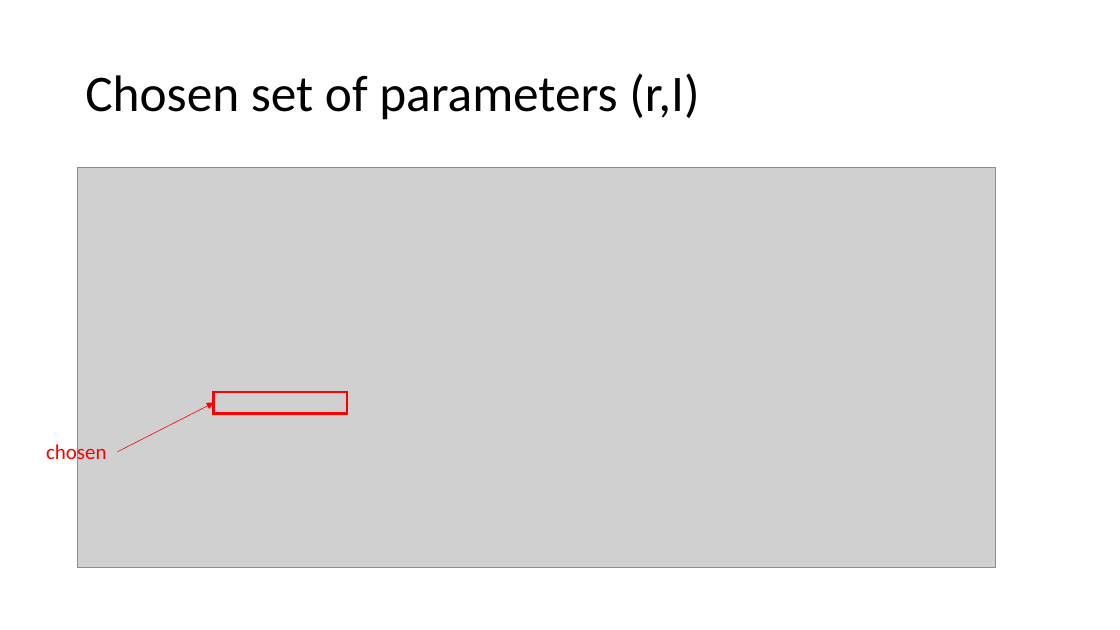
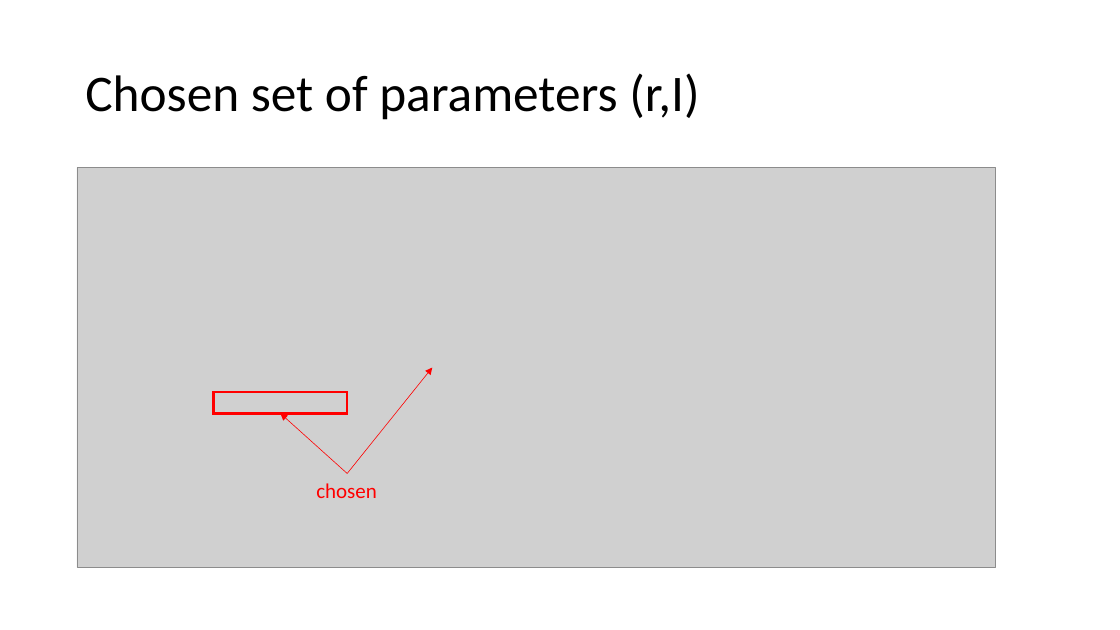
Before and after one commit to liorkissos/VLF-Simulations, a slide deck: slide 31 of Documents/Presentations/PAPR Reduction- PTS.pptx. Drawn at 1120x630 pixels with LibreOffice and Linux fonts; fonts in the diff are those of the drawing; grey boxes stand for pictures. Boxes give left, top, right and bottom in pixels: in the first picture for what was removed or moved away, otherwise in the second. Text is boxed around its words. In the diff, an @@ line names an element or a change of style, - is before the commit and + after.

```diff
--- a/Documents/Presentations/PAPR Reduction- PTS.pptx
+++ b/Documents/Presentations/PAPR Reduction- PTS.pptx
@@ arrow added from (347, 474) to (433, 368), #FF0000 0.5 pt @@
@@ arrow moved from (118, 452) - (213, 402) to (347, 474) - (281, 413) @@
@@ text "chosen" rewrapped from (46, 441, 107, 465) to (316, 483, 377, 498) @@
```
Also in this commit, not shown: 8 other slides changed, 3 other files.
